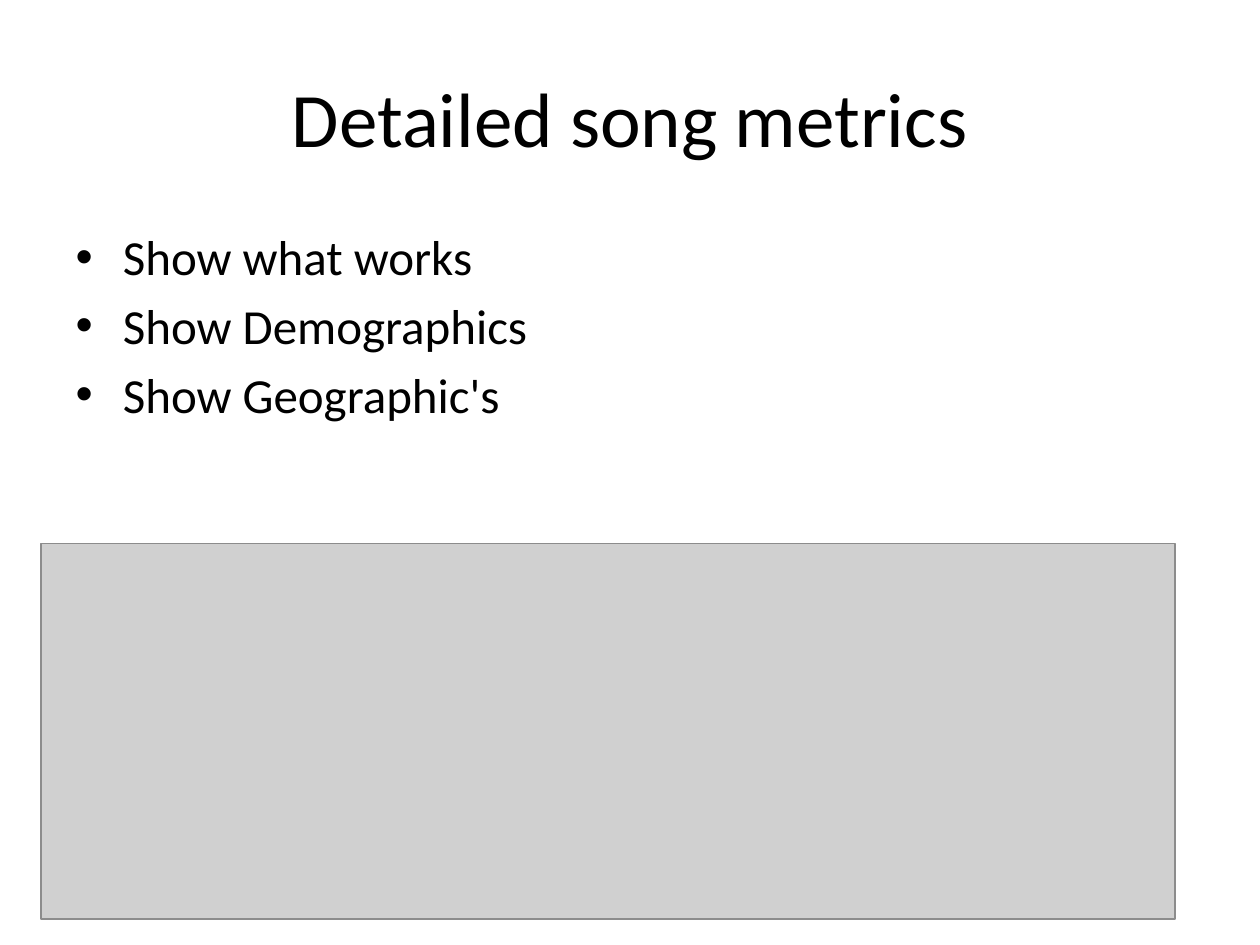
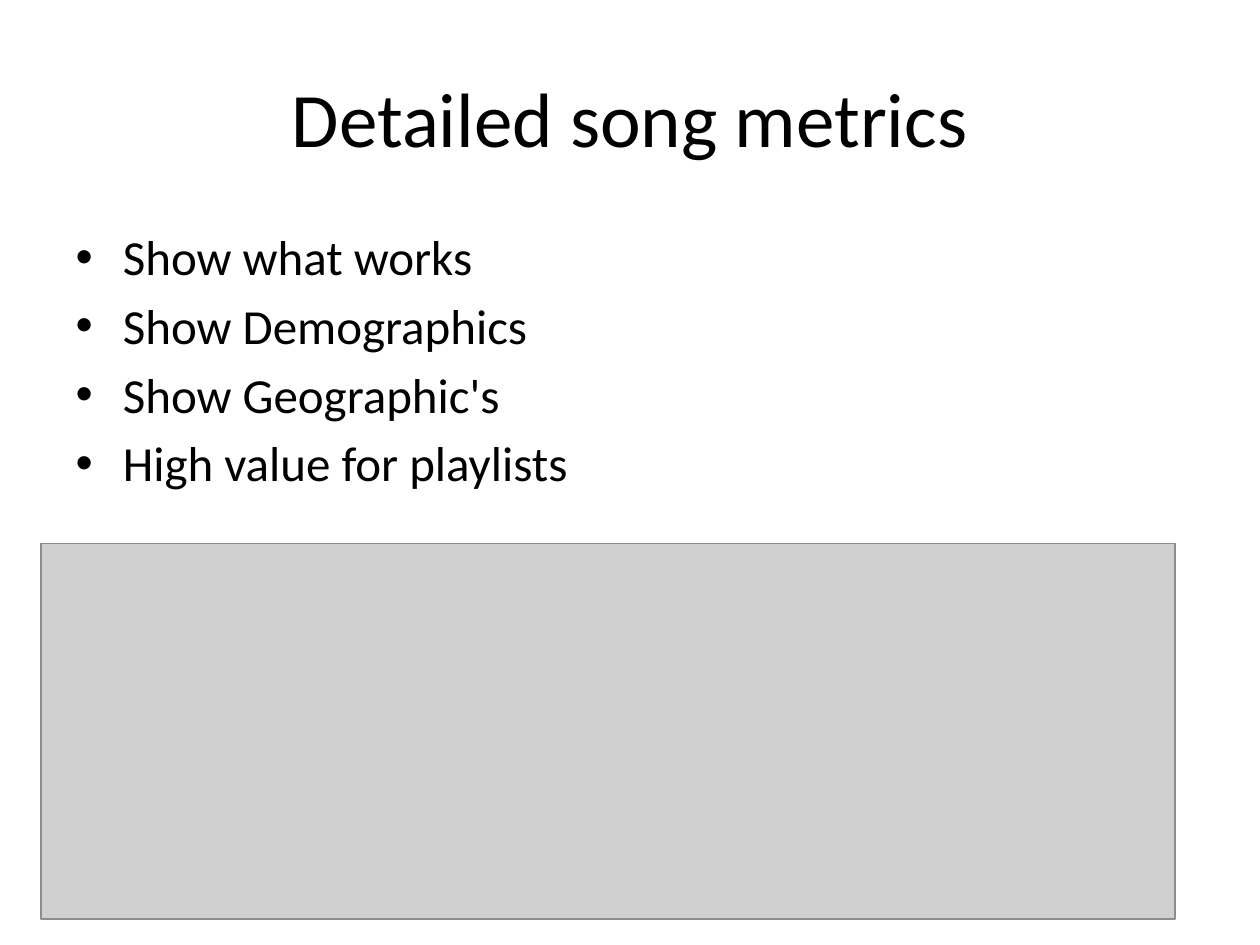
Before and after one commit to maxgronlund/digiramp, a slide deck: slide 6 of documents/strategy/consumer player/DigiRAMP Mobile.pptx. Drawn at 1260x945 pixels with LibreOffice and Linux fonts; fonts in the diff are those of the drawing; grey boxes stand for pictures. Boxes give left, top, right and bottom in pixels: in the first picture for what was removed or moved away, otherwise in the second. Text is boxed around its words. In the diff, an @@ line names an element or a change of style, - is before the commit and + after.

```diff
--- a/documents/strategy/consumer player/DigiRAMP Mobile.pptx
+++ b/documents/strategy/consumer player/DigiRAMP Mobile.pptx
@@ text at (123, 447, 567, 490): paragraph added @@
+• High value for playlists
```
Also in this commit, not shown: 3 other slides changed, 9 other files.
